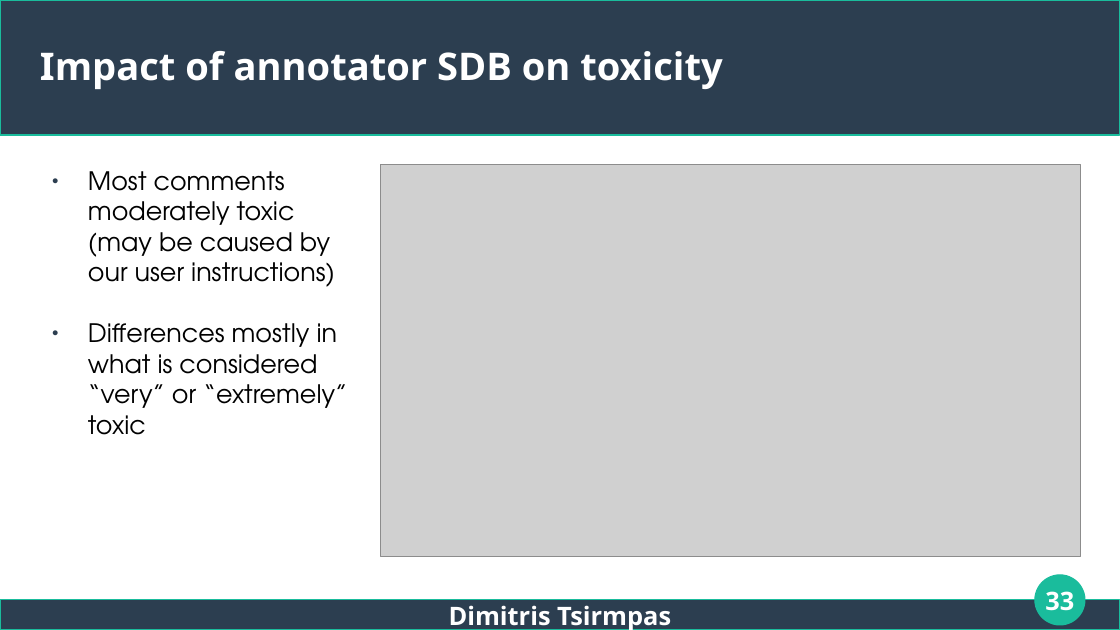
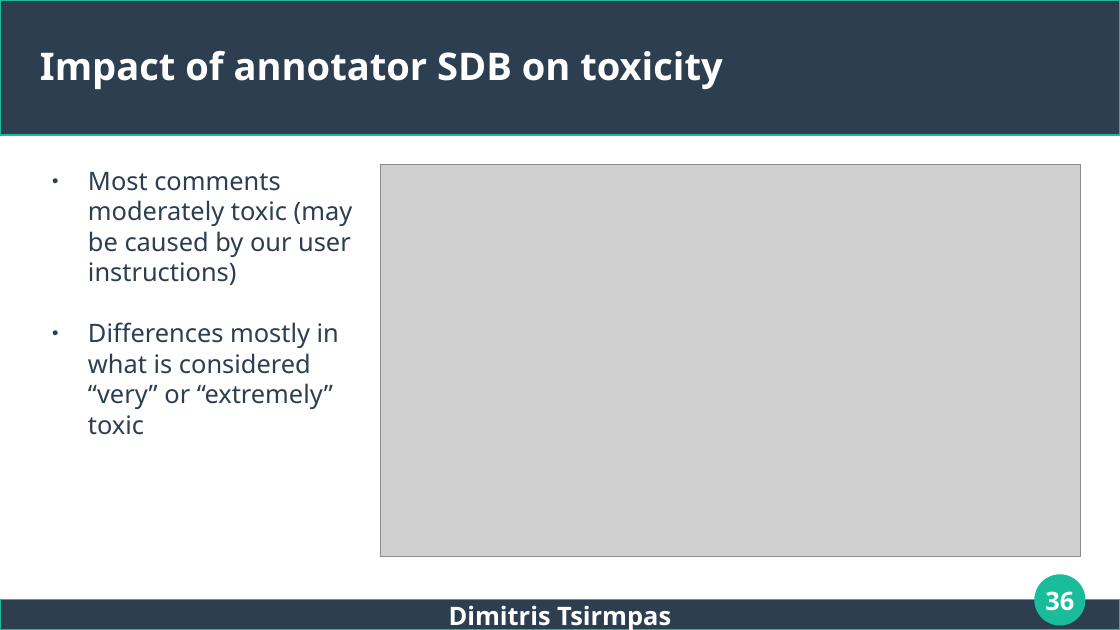
Before and after one commit to dimits-ts/llm_moderation_research, a slide deck: slide 36 of presentations/thesis.odp (slide 33 before the commit). Drawn at 1120x630 pixels with LibreOffice and Linux fonts; fonts in the diff are those of the drawing; grey boxes stand for pictures. Boxes give left, top, right and bottom in pixels: in the first picture for what was removed or moved away, otherwise in the second. Text is boxed around its words. In the diff, an @@ line names an element or a change of style, - is before the commit and + after.

```diff
--- a/presentations/thesis.odp
+++ b/presentations/thesis.odp
@@ text "Most comments moderately toxic (may ..." at box(88, 172, 353, 435): font TeX Gyre Adventor to Noto Sans, text colour #000000 to #2C3E50 @@
@@ page number at box(1045, 591, 1074, 611): text changed @@
-33
+36
```
Also in this commit, not shown: 3 other slides changed, 8 slides added.
